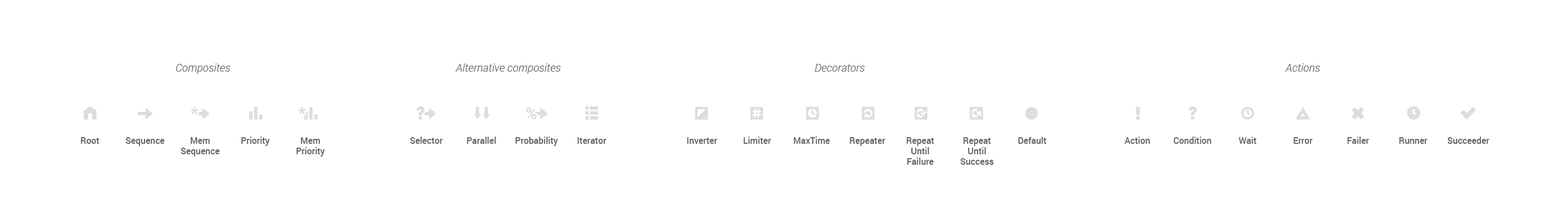
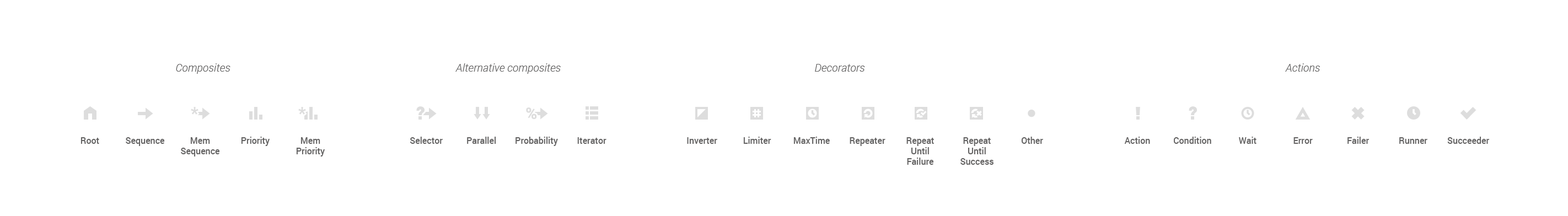
Comparing the layer stacks of the two 1568 × 216 images. Changes:
renamed "Default" to "Other", painted on it over [1018, 136, 1047, 144]
renamed "default" to "other", painted on it over [1024, 106, 1039, 120]
